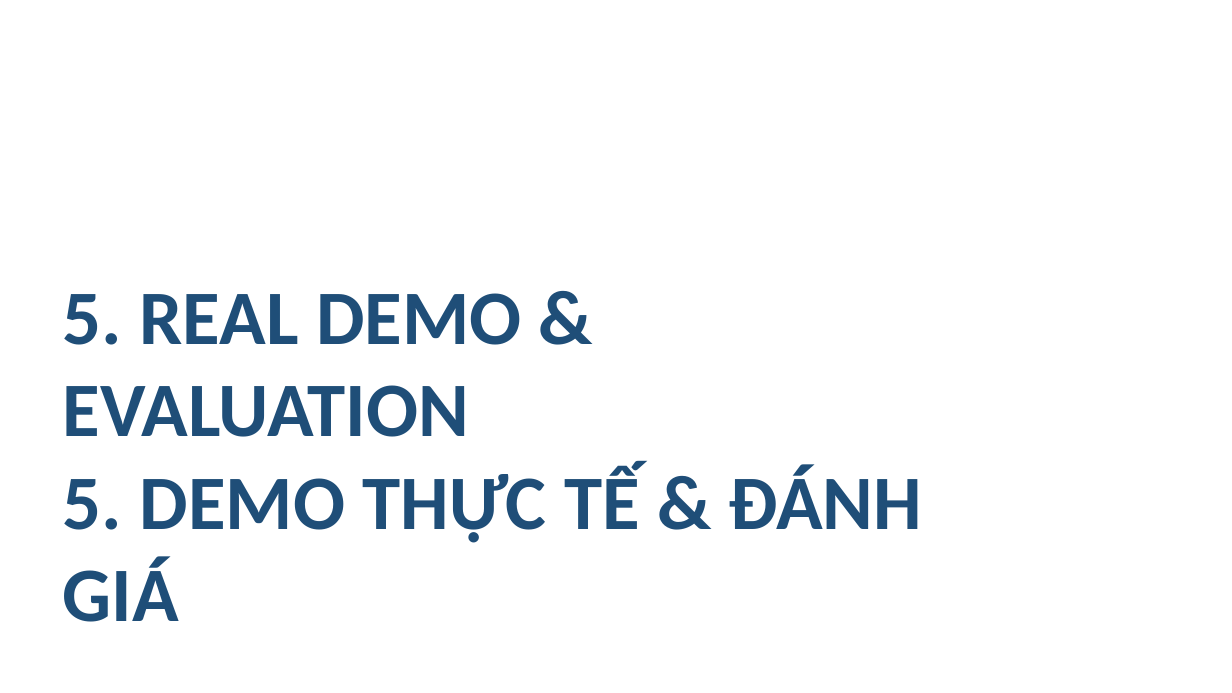
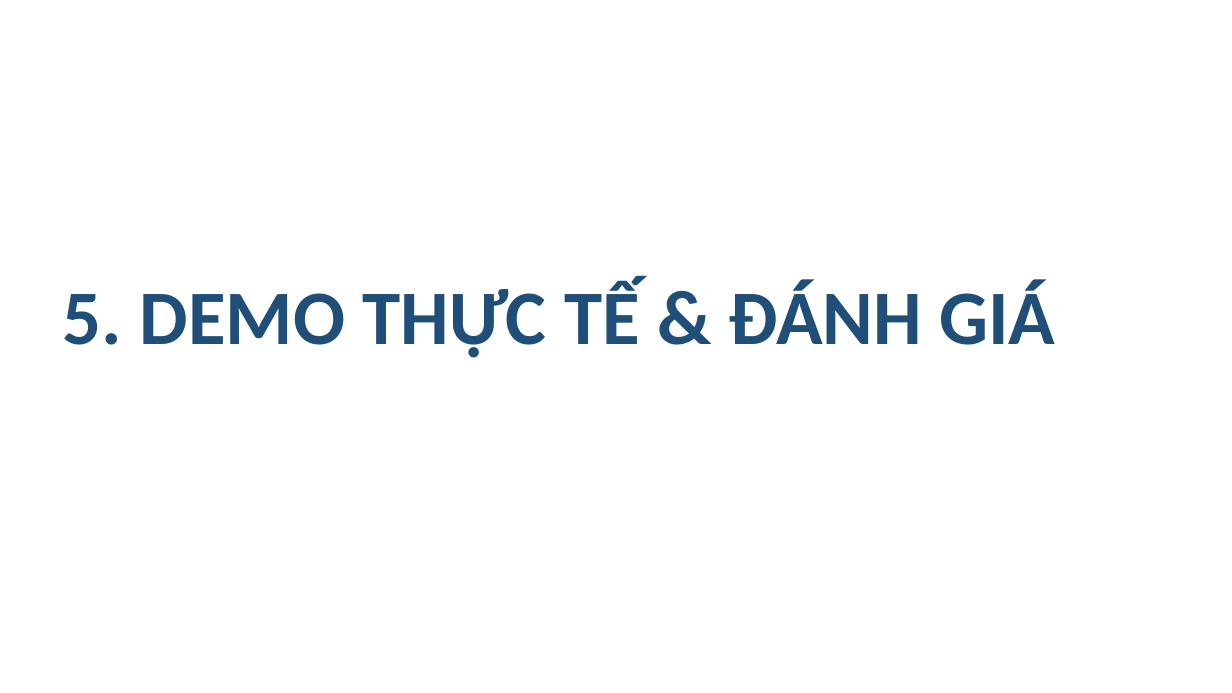
Before and after one commit to Theta2414/Controlling-Robot-Car, a slide deck: slide 20 of Presentation/EmbeddedC.pptx (slide 21 before the commit). Drawn at 1232x693 pixels with LibreOffice and Linux fonts; fonts in the diff are those of the drawing; background and template pictures are left out. Boxes give left, top, right and bottom in pixels: in the first picture for what was removed or moved away, otherwise in the second. Text is boxed around its words. In the diff, an @@ line names an element or a change of style, - is before the commit and + after.

```diff
--- a/Presentation/EmbeddedC.pptx
+++ b/Presentation/EmbeddedC.pptx
@@ title at <box>63,293,521,437</box>: paragraph removed @@
-5. REAL DEMO & EVALUATION
```
Also in this commit, not shown: 15 other slides changed, 1 slide removed, 31 other files.
